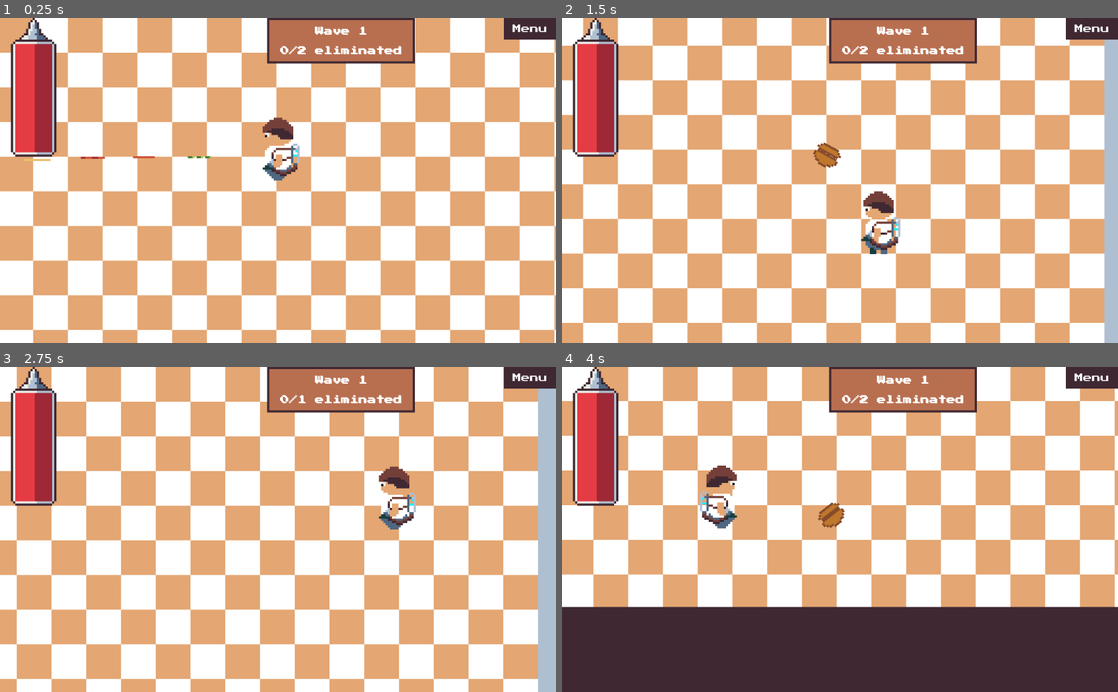
Above: before the commit, frames 1-4 (two rows, left to right).
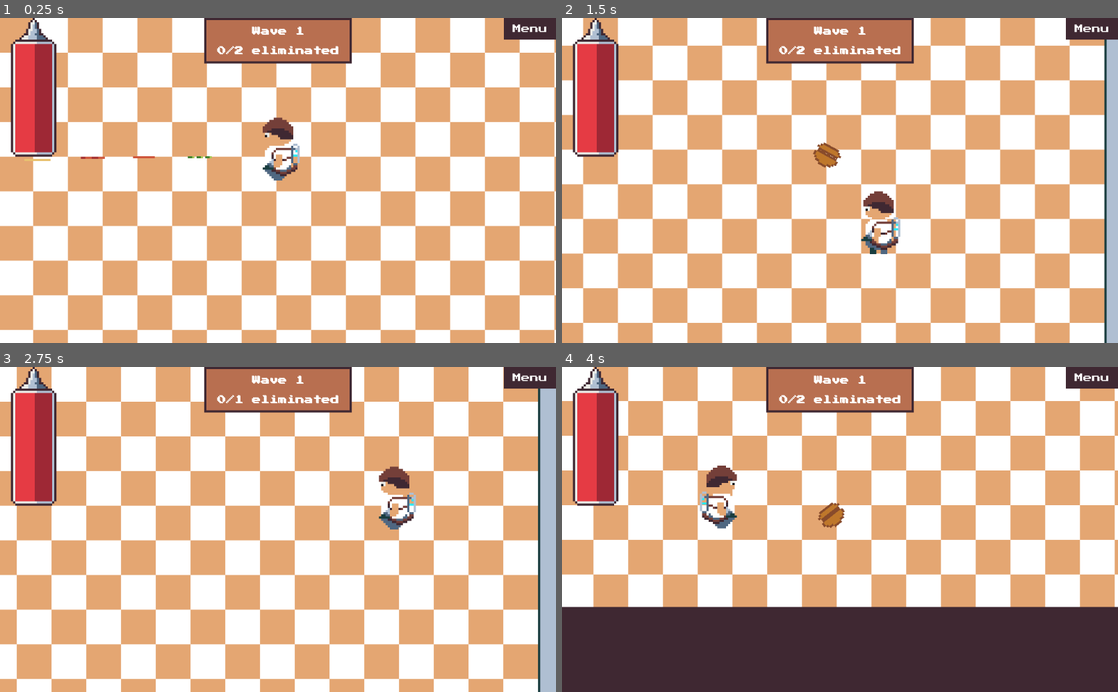
Above: after the commit, the same moments.

Repository: dardanbujupaj/night-shift
Game: Godot game, scene res://scenes/Diner.tscn
The game is run twice, just before and just after one commit, with the same random seed, the same clock (stepped at 60 frames per second) and the same inputs. Sound files missing from this copy of the repository are replaced by a short silence.
Inputs (mouse positions are in pixels of both pictures, inside the frame that each line leads up to):
- Up to frame 1 (0.25 s): no input
- Up to frame 2 (1.5 s): move the mouse to (962, 164) at 0.52 s; hold D (move_right) 0.53-1.28 s; right-click (962, 164) at 0.6 s; move the mouse to (728, 196) at 1.27 s; hold S (move_down) from 1.28 s (still down); click (728, 196) at 1.35 s
- Up to frame 3 (2.75 s): move the mouse to (333, 458) at 2.02 s; release S (move_down) at 2.03 s; hold D (move_right) from 2.03 s (still down); hold R from 2.03 s (still down)
- Up to frame 4 (4 s): move the mouse to (812, 594) at 2.77 s; release D (move_right) at 2.78 s; release R at 2.78 s; hold W (move_up) 2.78-3.53 s; right-click (812, 594) at 2.85 s; move the mouse to (1006, 578) at 3.52 s; press the mouse at (1006, 578) at 3.53 s; hold A (move_left) from 3.53 s (still down)

The runs differ from the first frame. In frame 1, 3.6% of the frame differs, in the area x 36-75%, y 0-15%; in frame 2, 4.0%; in frame 3, 4.1%, in the area x 36-98%, y 0-100%; in frame 4, 3.6%.

Commit message:
fixed error where wave could be defeated even if a few zombies still live. updated diner sprite.

Diff:
--- a/scenes/Diner.tscn
+++ b/scenes/Diner.tscn
@@ -83,6 +83,7 @@
 [node name="YSort" type="YSort" parent="."]
 
 [node name="furniture" type="YSort" parent="YSort"]
+visible = false
 
 [node name="table" type="Sprite" parent="YSort/furniture"]
 position = Vector2( -209.142, -95.8604 )
@@ -158,10 +159,13 @@
 [node name="PanelContainer" type="PanelContainer" parent="CanvasLayer"]
 anchor_left = 0.5
 anchor_right = 0.5
-margin_left = -20.0
-margin_right = 20.0
-margin_bottom = 40.0
+margin_left = -136.0
+margin_right = 136.0
+margin_bottom = 84.0
 theme = ExtResource( 7 )
+__meta__ = {
+"_edit_use_anchors_": false
+}
 
 [node name="VBoxContainer" type="VBoxContainer" parent="CanvasLayer/PanelContainer"]
 margin_left = 8.0
--- a/scenes/enemies/Enemy.gd
+++ b/scenes/enemies/Enemy.gd
@@ -82,7 +82,7 @@
 # is called when the enemy gets hit
 func hit(damage_taken: int, impact_velocity: Vector2) -> void:
 	hitpoints -= damage_taken
-	if hitpoints <= 0:
+	if hitpoints <= 0 and not dead:
 		die()
 		return
 	knockback_velocity = impact_velocity
@@ -94,11 +94,12 @@
 
 # is called when the enemies hitpoints drop to zero
 func die():
+
+	dead = true
 	modulate = Color.white * 2
 	z_index = -1
 	remove_from_group("enemies")
 	emit_signal("died")
-	dead = true
 	$CollisionShape2D.set_deferred("disabled", true)
 	$HitTween.stop_all()
 
Binary file changed: scenes/diner.aseprite
Binary file changed: scenes/diner.png
